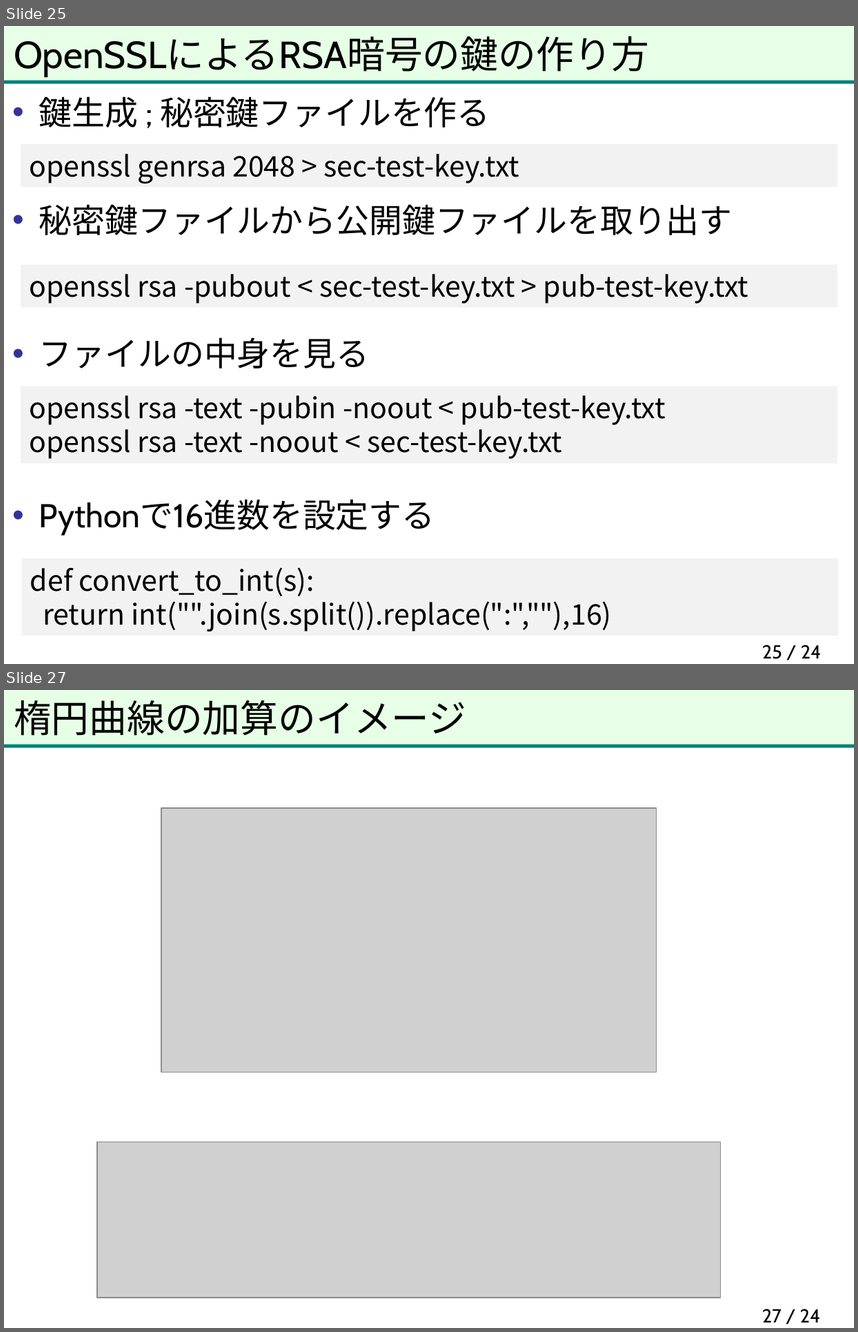
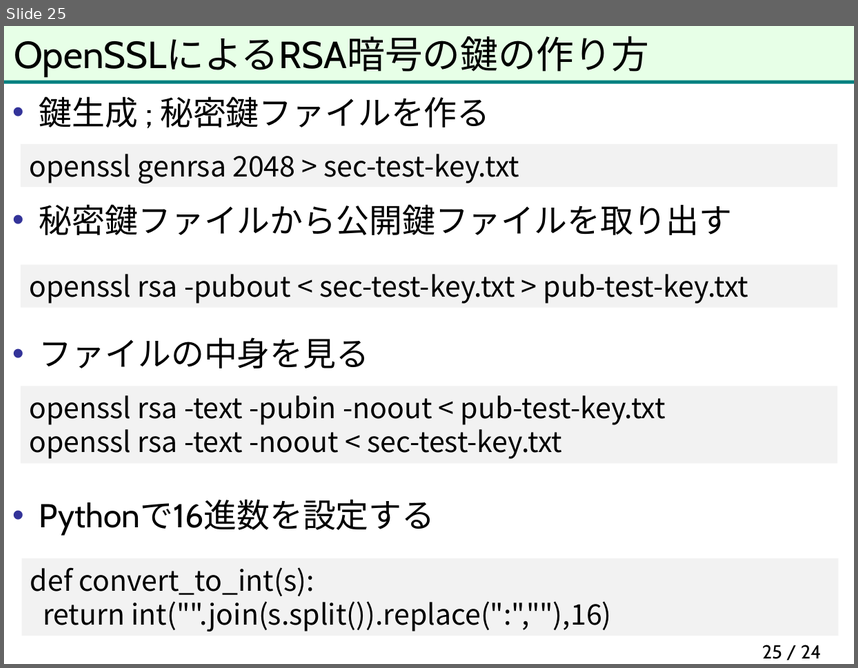
Before and after one commit to herumi/anninbon, a slide deck: lec/anninbon5.pptx. Shown one above the other, each under a label of ours: slides 25 and 27 before the commit, slide 25 after it; the slides between them are not shown. The pictures are 858x1332 and 858x668 pixels, drawn with LibreOffice and Linux fonts; fonts in the diff are those of the drawing; grey boxes stand for pictures; background and template pictures are left out. Boxes give left, top, right and bottom in pixels: in the first picture for what was removed or moved away, otherwise in the second. Text is boxed around its words. In the diff, an @@ line names an element or a change of style, - is before the commit and + after.

```diff
--- a/lec/anninbon5.pptx
+++ b/lec/anninbon5.pptx
@@ slide 27 removed at [4, 690, 854, 1328], background picture (left out); not listed: 2 template elements that a slide beside it also shows @@
@@ title removed at [14, 700, 466, 736] @@
-楕円曲線の加算のイメージ
@@ picture removed at [161, 808, 657, 1072] @@
@@ picture removed at [98, 1141, 721, 1297] @@
@@ page number removed at [762, 1308, 821, 1322] @@
-27 / 24
```
Also in this commit, not shown: 1 slide changed, 3 other slides removed, 1 other file.
